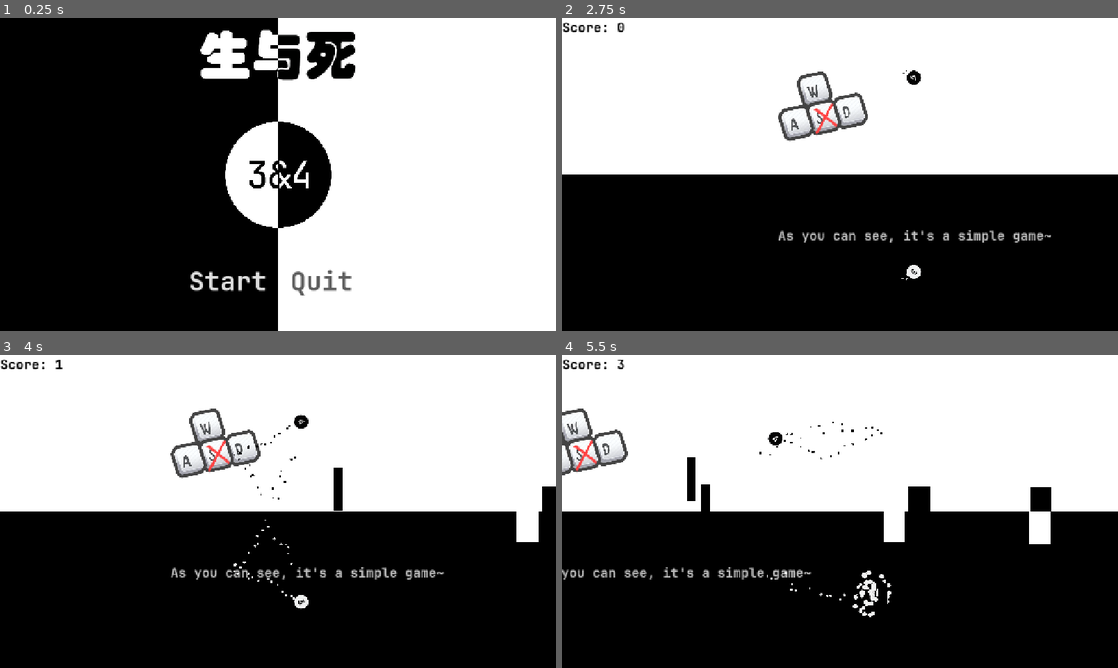
Above: before the commit, frames 1-4 (two rows, left to right).
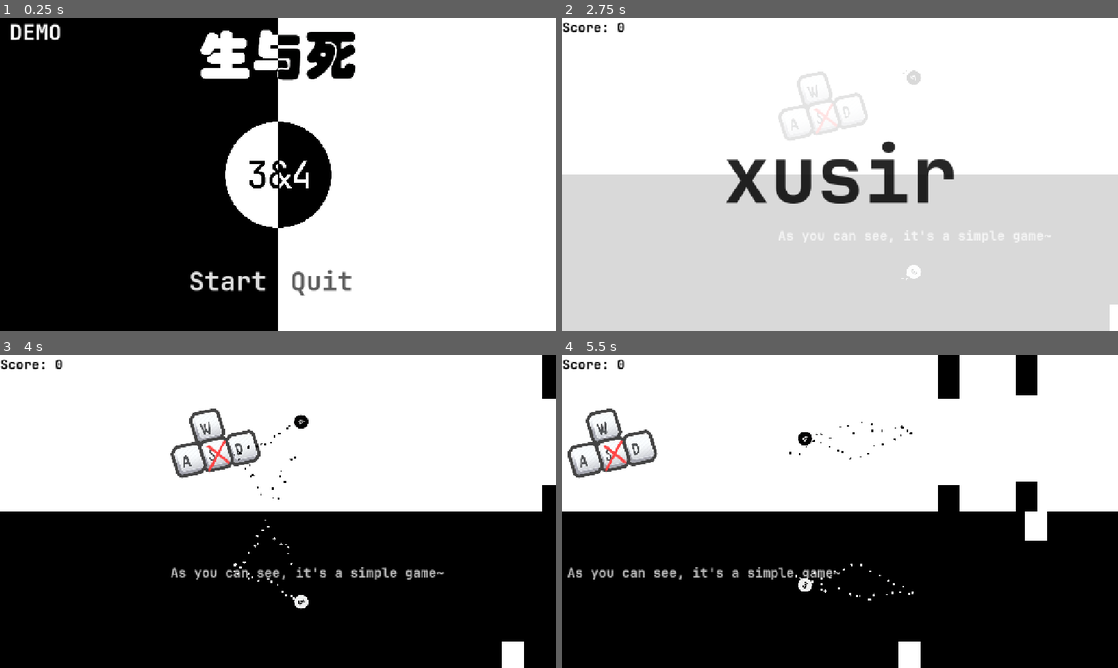
Above: after the commit, the same moments.

Repository: 91xusir/life-death
Game: Godot game, scene res://scene/main.tscn
Same seed, same stepped clock (60 frames per second), same inputs: the game is played once before the commit and once after it. Sound files missing from this copy of the repository are replaced by a short silence.
Inputs (mouse positions are in pixels of both pictures, inside the frame that each line leads up to):
- Up to frame 1 (0.25 s): no input
- Up to frame 2 (2.75 s): click "Start" at 0.5 s; move the mouse to (962, 158) at 1.27 s; hold D (run_right) from 1.28 s (still down); click (962, 158) at 1.42 s; tap W (jump) at 1.52, 2.27 s; move the mouse to (728, 190) at 2.02 s; click (728, 190) at 2.17 s
- Up to frame 3 (4 s): move the mouse to (333, 442) at 2.77 s; release D (run_right) at 2.78 s; hold A (run_left) 2.78-3.53 s; click (333, 442) at 2.92 s; move the mouse to (250, 574) at 3.52 s; hold D (run_right) from 3.53 s (still down); click (250, 574) at 3.67 s; tap W (jump) at 3.77 s
- Up to frame 4 (5.5 s): move the mouse to (1006, 558) at 4.27 s; click (1006, 558) at 4.42 s; tap W (jump) at 4.52, 5.27 s; move the mouse to (673, 464) at 5.02 s; release D (run_right) at 5.03 s; hold A (run_left) from 5.03 s (still down); click (673, 464) at 5.17 s

The runs differ from the first frame. In frame 1, 0.3% of the frame differs, in the area x 1-11%, y 1-8%; in frame 2, 52%, in the area x 0-100%, y 16-100%; in frame 3, 1.3%; in frame 4, 6.8%.

Commit message:
refactor(game): 重构游戏逻辑和难度系统
重构了游戏逻辑，将难度标记替换为难度等级，并优化了障碍物生成和音频管理。调整了难度提升机制，使其更平滑和可扩展。移除了冗余代码和调试信息，提升了代码可读性和维护性。

Diff:
--- a/scene/game.tscn
+++ b/scene/game.tscn
@@ -252,7 +252,6 @@
 
 [node name="Game" type="Node2D"]
 script = ExtResource("1_ixvnl")
-debug = true
 
 [node name="Camera2D" type="Camera2D" parent="."]
 position = Vector2(640, 0)
@@ -507,7 +506,6 @@
 [node name="UI" type="CanvasLayer" parent="."]
 
 [node name="LogoFade" type="ColorRect" parent="UI"]
-visible = false
 anchors_preset = 15
 anchor_right = 1.0
 anchor_bottom = 1.0
@@ -680,6 +678,8 @@
 theme_override_font_sizes/font_size = 30
 text = "Score : 0"
 
+[connection signal="finished" from="GameBGAudioPlayer" to="." method="_on_game_bg_audio_player_finished"]
+[connection signal="finished" from="HardModeAudioPlayer" to="." method="_on_hard_mode_audio_player_finished"]
 [connection signal="body_entered" from="LeftArea" to="." method="_on_left_area_body_entered"]
 [connection signal="pressed" from="UI/GameOverFade/RestartButton" to="." method="_on_restart_button_pressed"]
 [connection signal="pressed" from="UI/GameOverFade/ExitButton" to="." method="_on_exit_button_pressed"]
--- a/scene/main.tscn
+++ b/scene/main.tscn
@@ -473,6 +473,21 @@
 scale = Vector2(0.5, 0.5)
 pivot_offset = Vector2(140, 64)
 texture = SubResource("AtlasTexture_4q4wj")
+
+[node name="Label" type="Label" parent="StartMenu/GameTitle"]
+layout_mode = 1
+anchors_preset = 2
+anchor_top = 1.0
+anchor_bottom = 1.0
+offset_left = 21.0
+offset_top = -720.0
+offset_right = 141.0
+offset_bottom = -654.0
+grow_vertical = 0
+theme = ExtResource("4_of57s")
+theme_type_variation = &"MyLabel"
+theme_override_font_sizes/font_size = 50
+text = "DEMO"
 
 [node name="LogoFade" type="ColorRect" parent="StartMenu"]
 visible = false
--- a/script/game.gd
+++ b/script/game.gd
@@ -2,19 +2,19 @@
 class_name Game
 # 游戏状态变量
 var game_over = false
-var score = 0
-var last_obstacle_position = 0
-var obstacle_interval = 300
-var obstacle_gap = 200
-var passed_obstacles = []
-var difficulty_increased = false  # 标记是否已经提高难度
+var score = 0 # 分数
+var last_obstacle_position = 0 # 上一个障碍物的位置
+var obstacle_interval = 300 # 障碍物生成间隔
+var obstacle_gap = 200 # 障碍物之间的空隙
+var passed_obstacles = [] # 已经通过的障碍物
+var difficulty_level = 0 # 当前难度等级
+var difficulty_threshold = 100 # 每隔多少分提高一次难度
 
 @export var debug := false
-# 获取节点引用
 @onready var black_ball: BaseBall = $UpperWorld/BlackBall
 @onready var white_ball: BaseBall = $LowerWorld/WhiteBall
 @onready var game_bg_audio_player: AudioStreamPlayer = $GameBGAudioPlayer
-@onready var hard_mode_audio_player: AudioStreamPlayer = $HardModeAudioPlayer  # 新增的高难度背景音乐播放器
+@onready var hard_mode_audio_player: AudioStreamPlayer = $HardModeAudioPlayer
 @onready var fade_animation_player: AnimationPlayer = $UI/FadeAnimationPlayer
 @onready var restart_button_audio_player: AudioStreamPlayer = $UI/GameOverFade/RestartButton/RestartButtonAudioPlayer
 @onready var exit_button_audio_player: AudioStreamPlayer = $UI/GameOverFade/ExitButton/ExitButtonAudioPlayer
@@ -26,6 +26,7 @@
 func _ready():
 	fade_animation_player.queue("logo_fade_out")
 	reset_game()
+	game_bg_audio_player.play()
 	fade_in_music(game_bg_audio_player)
 
 func _process(_delta):
@@ -34,19 +35,16 @@
 		update_score()
 		check_obstacle_generation()
 
-func fade_in_music(audio_player:AudioStreamPlayer):
+func fade_in_music(audio_player: AudioStreamPlayer):
 	audio_player.volume_db = -80
-	audio_player.play()
 	var tween = create_tween()
 	tween.tween_property(audio_player, "volume_db", -20, 2)
 	tween.play()
 
-func fade_out_music(audio_player:AudioStreamPlayer):
+func fade_out_music(audio_player: AudioStreamPlayer):
 	var tween = create_tween()
 	tween.tween_property(audio_player, "volume_db", -80, 2)
 	tween.play()
-	await tween.finished
-	audio_player.stop()
 
 func check_game_state():
 	if black_ball.is_dead and white_ball.is_dead:
@@ -56,9 +54,9 @@
 func show_game_over():
 	fade_animation_player.queue("game_over")
 	if game_bg_audio_player.playing:
-		fade_out_music(game_bg_audio_player)
+		game_bg_audio_player.stop()
 	if hard_mode_audio_player.playing:
-		fade_out_music(hard_mode_audio_player)
+		hard_mode_audio_player.stop()
 
 func reset_game():
 	game_over = false
@@ -68,8 +66,8 @@
 	game_score.text = "Score: 0"
 	last_obstacle_position = 0
 	passed_obstacles.clear()
-	difficulty_increased = false  # 重置难度标记
-	obstacle_interval = 300  # 重置障碍物间隔
+	difficulty_level = 0 # 重置难度等级
+	obstacle_interval = 300 # 重置障碍物间隔
 	# 清除所有障碍物
 	for obstacle in get_tree().get_nodes_in_group("obstacle"):
 		obstacle.queue_free()
@@ -78,9 +76,15 @@
 	if hard_mode_audio_player.playing:
 		fade_out_music(hard_mode_audio_player)
 		await get_tree().create_timer(2.0).timeout
+		hard_mode_audio_player.stop()
 
 	if !game_bg_audio_player.playing:
-		fade_in_music(game_bg_audio_player)
+		game_bg_audio_player.play()
+
+	game_bg_audio_player.pitch_scale = 1.0
+	hard_mode_audio_player.pitch_scale = 1.0
+
+	fade_in_music(game_bg_audio_player)
 
 func _on_restart_button_pressed():
 	restart_button_audio_player.play()
@@ -88,7 +92,6 @@
 		await fade_animation_player.animation_finished
 	fade_animation_player.play_backwards("game_over")
 	reset_game()
-	fade_in_music(game_bg_audio_player)
 
 func _on_left_area_body_entered(_body: Node2D) -> void:
 	print("null area entered")
@@ -108,7 +111,6 @@
 # 根据经过的障碍物计算分数
 func update_score() -> void:
 	var avg_pos = get_average_ball_position()
-
 	# 检查是否有新的障碍物被通过
 	for obstacle in get_tree().get_nodes_in_group("obstacle"):
 		# 如果障碍物在球的后方，且之前没有计算过分数
@@ -117,11 +119,9 @@
 			passed_obstacles.append(obstacle.get_instance_id())
 			score += 1
 			game_score.text = "Score: " + str(score)
-
-			# 检查是否达到100分
-			if score == 100 and not difficulty_increased:
+			# 检查是否达到难度提升阈值
+			if score > 0 and score % difficulty_threshold == 0:
 				increase_difficulty()
-
 	# 清理已经被删除的障碍物ID
 	for i in range(passed_obstacles.size() - 1, -1, -1):
 		if not is_instance_valid(instance_from_id(passed_obstacles[i])):
@@ -129,26 +129,22 @@
 
 # 增加游戏难度
 func increase_difficulty() -> void:
-	difficulty_increased = true
-	if game_bg_audio_player.playing:
-		fade_out_music(game_bg_audio_player)
-		await get_tree().create_timer(2.0).timeout
-
-	fade_in_music(hard_mode_audio_player)
-	# 减小障碍物间隔，增加生成频率
-	obstacle_interval = 200
-
-	# 显示难度提升提示
-	var difficulty_label = Label.new()
-	difficulty_label.text = "难度提升！"
-	difficulty_label.position = Vector2(get_viewport_rect().size.x / 2 - 100, get_viewport_rect().size.y / 2)
-	difficulty_label.add_theme_font_size_override("font_size", 40)
-	add_child(difficulty_label)
-
-	# 2秒后移除提示
-	await get_tree().create_timer(2.0).timeout
-	difficulty_label.queue_free()
-
+	difficulty_level += 1
+	# obstacle_interval = max(150, 300 - difficulty_level * 30)
+
+	obstacle_gap = max(100, 200 - difficulty_level * 10)
+
+	if difficulty_level == 5:
+		if game_bg_audio_player.playing:
+			fade_out_music(game_bg_audio_player)
+			await get_tree().create_timer(2.0).timeout
+			game_bg_audio_player.stop()
+		hard_mode_audio_player.play()
+		fade_in_music(hard_mode_audio_player)
+	if difficulty_level < 5:
+		game_bg_audio_player.pitch_scale = 1.0 + difficulty_level * 0.01
+	else:
+		hard_mode_audio_player.pitch_scale = 1.0 + difficulty_level * 0.01
 
 # 检查是否需要生成新障碍物
 func check_obstacle_generation() -> void:
@@ -159,42 +155,51 @@
 
 # 在指定位置生成障碍物
 func generate_obstacles(x_position: float) -> void:
+
 	# 为上半世界生成障碍物
-	var upper_obstacle = obstacle_2d.instantiate()
-	var upper_height = randf_range(50.0, 100.0) # 随机高度
-	upper_obstacle.color = Color(0, 0, 0, 1) # 黑色
-	upper_obstacle.size = Vector2(50, upper_height)
+	#上上
+	var upper_obstacle1 = obstacle_2d.instantiate()
+	# 随机高度，但确保留出足够空间给间隙和第二个障碍物
+	var max_height = 360 - obstacle_gap - 50 # 确保第二个障碍物至少有50的高度
+	var upper_height = randf_range(50.0, max_height) # 随机高度
+	upper_obstacle1.color = Color(0, 0, 0, 1) # 黑色
+	upper_obstacle1.size = Vector2(50, upper_height)
 	var upper_x_offset = randf_range(-100, 100)
-	upper_obstacle.position = Vector2(x_position + upper_x_offset, -upper_height / 2)
-
-	# 如果难度已提高，添加移动效果
-	if difficulty_increased:
-		upper_obstacle.is_moving = true
-		upper_obstacle.move_distance = Vector2(0, randf_range(100, 200))
-		upper_obstacle.move_duration = randf_range(1.0, 3.0)
-
-	upper_obstacle.add_to_group("obstacle")
-	upper_world.add_child(upper_obstacle)
-
+	upper_obstacle1.position = Vector2(x_position + upper_x_offset, -upper_height / 2)
+	#上下
+	var upper_obstacle2 = obstacle_2d.instantiate()
+	var upper_height2 = 360 - obstacle_gap - upper_height
+	upper_obstacle2.color = Color(0, 0, 0, 1) # 黑色
+	upper_obstacle2.size = Vector2(50, upper_height2)
+	upper_obstacle2.position = Vector2(x_position + upper_x_offset, -360 + upper_height2 / 2)
+	upper_obstacle1.add_to_group("obstacle")
+	upper_obstacle2.add_to_group("obstacle")
+	upper_world.add_child(upper_obstacle1)
+	upper_world.add_child(upper_obstacle2)
+
+	var random_direction = randi_range(0, 1)
 	# 为下半世界生成障碍物
 	var lower_obstacle = obstacle_2d.instantiate()
 	var lower_height = randf_range(50.0, 100.0) # 随机高度
 	lower_obstacle.size = Vector2(50, lower_height)
 	lower_obstacle.color = Color(1, 1, 1, 1) # 白色
 	var lower_x_offset = randf_range(-100, 100)
-	lower_obstacle.position = Vector2(x_position + lower_x_offset, lower_height / 2)
-
-	# 如果难度已提高，添加移动效果
-	if difficulty_increased:
+	if difficulty_level >= 0:
 		lower_obstacle.is_moving = true
-		lower_obstacle.move_distance = Vector2(0, randf_range(100, 200))
-		lower_obstacle.move_duration = randf_range(1.0, 3.0)
-
+		lower_obstacle.move_duration = randf_range(3.0, 1.0 + 0.5 / difficulty_level) # 随着难度提高，移动速度加快
+	if random_direction == 0:
+		lower_obstacle.position = Vector2(x_position + lower_x_offset, lower_height / 2)
+		lower_obstacle.move_distance = Vector2(0, randf_range(100, 100 + difficulty_level * 25))
+	else:
+		lower_obstacle.position = Vector2(x_position + lower_x_offset, 360-lower_height / 2)
+		lower_obstacle.move_distance = Vector2(0, -randf_range(100, 100 + difficulty_level * 25))
 	lower_obstacle.add_to_group("obstacle")
 	lower_world.add_child(lower_obstacle)
 
 #创建障碍物测试
 func _input(event: InputEvent) -> void:
+	if not debug:
+		return
 	if event is InputEventMouseButton:
 		if event.button_index == MOUSE_BUTTON_LEFT:
 			if event.pressed:
@@ -202,6 +207,16 @@
 				obstacle.size = Vector2(20, 100)
 				obstacle.position = get_global_mouse_position()
 				obstacle.add_to_group("obstacle")
-				obstacle.is_moving=true
-				obstacle.move_distance=Vector2(0,200)
+				obstacle.is_moving = true
+				obstacle.move_distance = Vector2(0, 200)
 				add_child(obstacle)
+
+
+func _on_hard_mode_audio_player_finished() -> void:
+	hard_mode_audio_player.play()
+	fade_in_music(hard_mode_audio_player)
+
+
+func _on_game_bg_audio_player_finished() -> void:
+	game_bg_audio_player.play()
+	fade_in_music(game_bg_audio_player)
--- a/script/obstacle_2d.gd
+++ b/script/obstacle_2d.gd
@@ -12,14 +12,12 @@
 var _moving_forward: bool = true
 
 func _ready():
-	# 创建碰撞形状
 	var collision_shape = CollisionShape2D.new()
 	var rectangle_shape = RectangleShape2D.new()
 	rectangle_shape.size = size
 	collision_shape.shape = rectangle_shape
 	add_child(collision_shape)
 
-	# 设置初始位置和目标位置
 	_initial_position = position
 	_target_position = _initial_position + move_distance
 
@@ -39,14 +37,11 @@
 				_moving_forward = true
 
 func _draw():
-	# 绘制矩形
 	draw_rect(Rect2(-size/2, size), color)
 
-# 当属性变化时重新绘制
 func update_appearance():
 	queue_redraw()
 
-# 属性设置器
 func set_size(new_size):
 	size = new_size
 	update_appearance()
